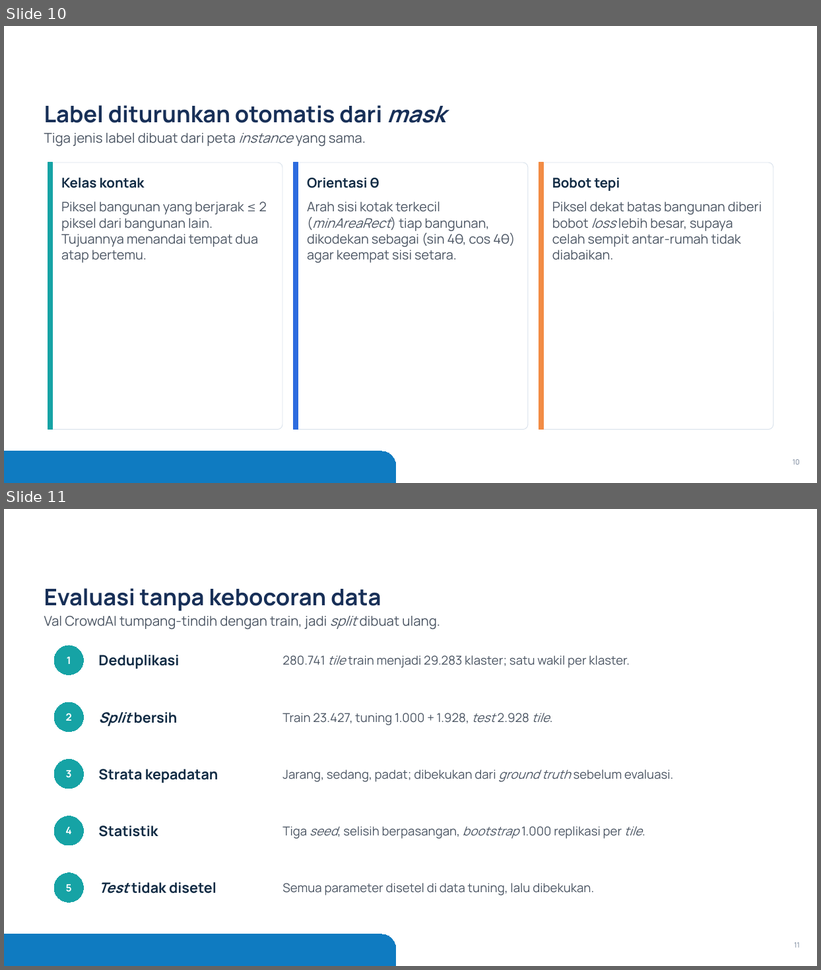
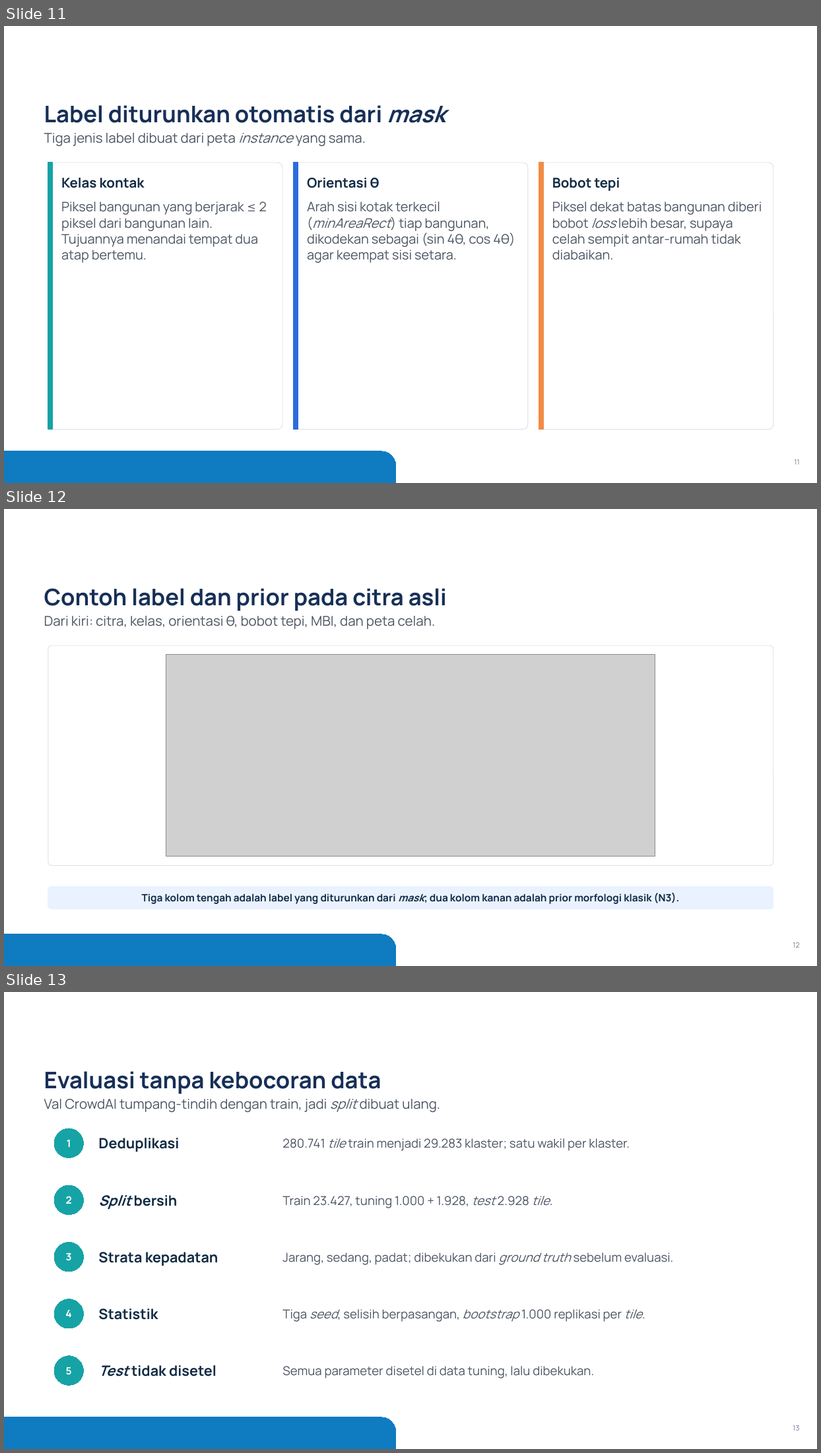
Before and after one commit to mahathirmuh/building-footprint-extraction, a slide deck: slides/densepoly.pptx. Shown one above the other, each under a label of ours: slides 10 and 11 before the commit, slides 11, 12 and 13 after it. The pictures are 821x970 and 821x1453 pixels, drawn with LibreOffice and Linux fonts; fonts in the diff are those of the drawing; grey boxes stand for pictures; background and template pictures are left out. Boxes give left, top, right and bottom in pixels: in the first picture for what was removed or moved away, otherwise in the second. Text is boxed around its words. In the diff, an @@ line names an element or a change of style, - is before the commit and + after.

Commit message:
Deck: positioning table, label examples, per-density comparison, before/after figure, next steps
scripts/figures.py gains --before-after (image, raw contours of B4, regularized polygons of B5, ground truth) and
--labels-excerpt (two rows of the QA figure of the labels). The deck has 32 slides.

```diff
--- a/slides/densepoly.pptx
+++ b/slides/densepoly.pptx
@@ slide 12 added at bbox=[4, 509, 817, 966], background #FFFFFF; not listed: 1 template element that a slide beside it also shows @@
@@ title added at bbox=[44, 588, 447, 611], 27 pt, text #172F57, bold @@
+Contoh label dan prior pada citra asli
@@ text added at bbox=[44, 616, 436, 629], 16 pt, text #4B5563 @@
+Dari kiri: citra, kelas, orientasi θ, bobot tepi, MBI, dan peta celah.
@@ rounded rectangle added at bbox=[48, 646, 773, 866], fill #FFFFFF, outline #D9E2EC 0.75 pt @@
@@ picture added at bbox=[166, 655, 655, 857] @@
@@ rounded rectangle added at bbox=[48, 887, 773, 909], fill #EAF2FF, outline #EAF2FF 0.75 pt, 12 pt, text #102A43, bold @@
+Tiga kolom tengah adalah label yang diturunkan dari mask; dua kolom kanan adalah prior morfologi klasik (N3).
@@ page number added at bbox=[793, 943, 799, 948], 8.5 pt, text #718096 @@
+12
@@ what was slide 10 is now slide 11 @@
@@ page number at bbox=[794, 460, 800, 465]: text changed @@
-10
+11
@@ what was slide 11 is now slide 13 @@
@@ page number at bbox=[793, 1426, 799, 1431]: text changed @@
-11
+13
```
Also in this commit, not shown: 4 slides changed, 4 other slides added, 7 other files.
